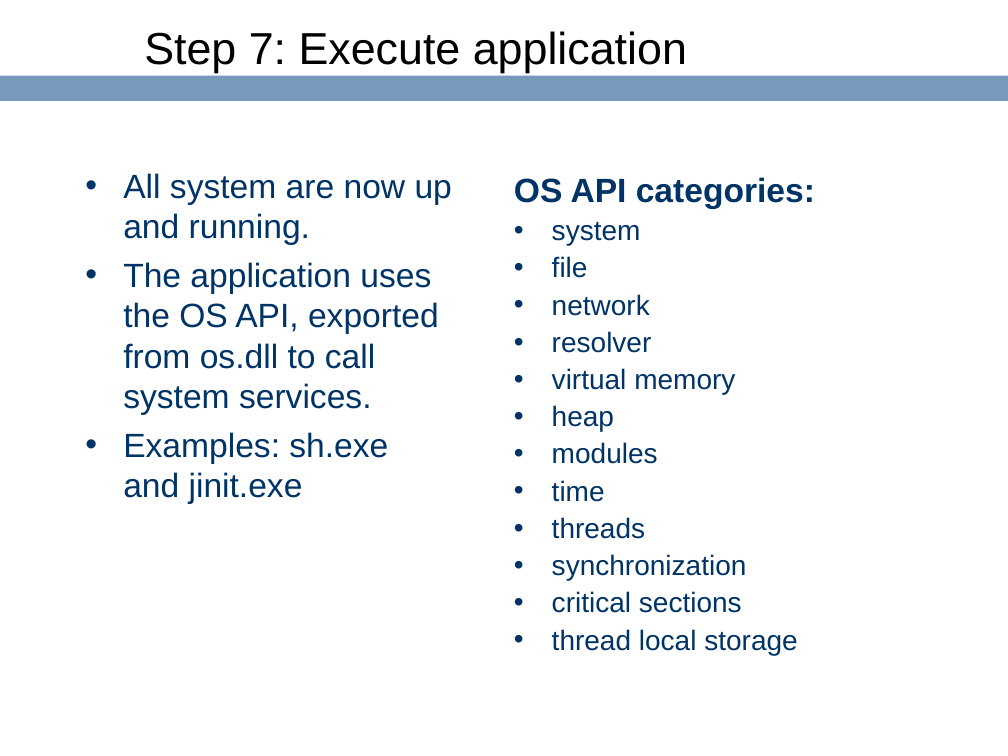
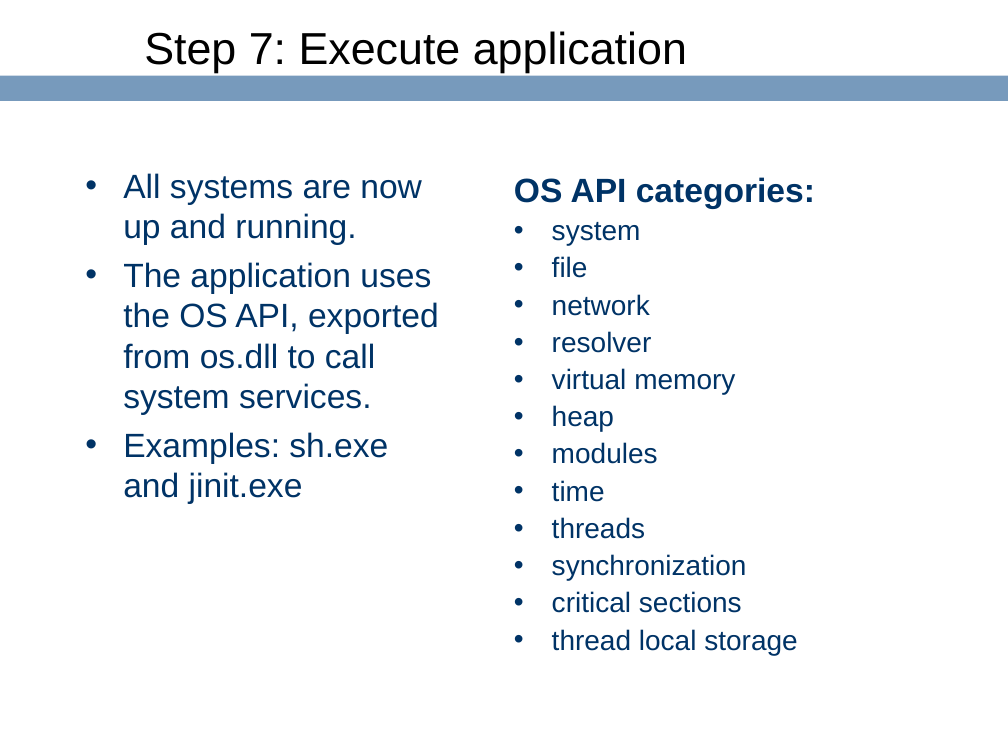
Before and after one commit to ringgaard/sanos, a slide deck: slide 23 of doc/sanostech.ppt. Drawn at 1008x756 pixels with LibreOffice and Linux fonts; fonts in the diff are those of the drawing; background and template pictures are left out. Boxes give left, top, right and bottom in pixels: in the first picture for what was removed or moved away, otherwise in the second. Text is boxed around its words. In the diff, an @@ line names an element or a change of style, - is before the commit and + after.

```diff
--- a/doc/sanostech.ppt
+++ b/doc/sanostech.ppt
@@ text at <box>123,173,422,245</box>: text changed @@
-• All system are now up and running.
+• All systems are now up and running.
```
Also in this commit, not shown: 11 other slides changed, 2 slides added, 1 other file.
